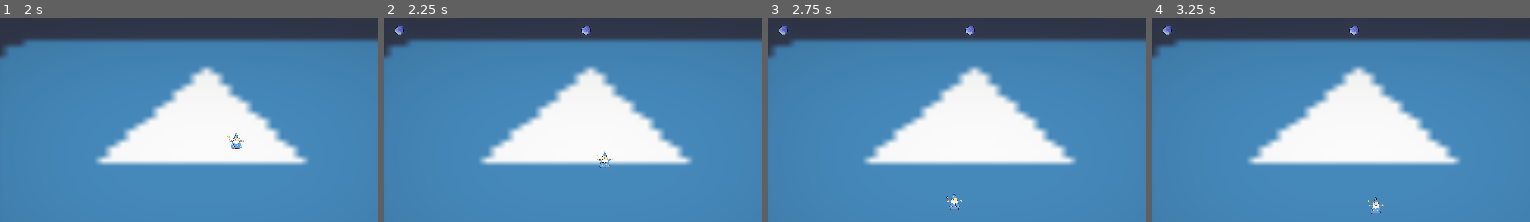
Above: before the commit, frames 1-4 (left to right).
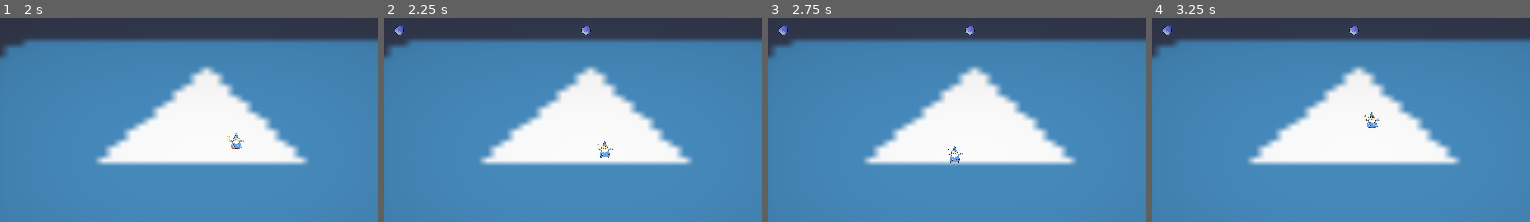
Above: after the commit, the same moments.

Repository: Soiiz/Heart-Of-Cards-Jam
Game: Godot game, scene res://scenes/Main.tscn
The game is run twice, just before and just after one commit, with the same random seed, the same clock (stepped at 60 frames per second) and the same inputs. The engine's default icon, where the game draws it, is replaced by a stand-in: a white triangle on a blue panel in a dark square.
Inputs (mouse positions are % of the whole screen's width and height, from its top left):
- Up to frame 1 (2 s): click (4, 33) at 0.52 s; tap Enter at 1.25 s; move the mouse to (76, 46) at 1.27 s; press the mouse at (76, 46) at 1.28 s; hold D (right) from 1.28 s (still down)
- Up to frame 2 (2.25 s): move the mouse to (32, 57) at 2.02 s; release D (right) at 2.03 s; release the mouse at (32, 57) at 2.03 s; hold S (down) from 2.03 s (still down); click (32, 57) at 2.1 s
- Up to frame 3 (2.75 s): keep holding S (down)
- Up to frame 4 (3.25 s): move the mouse to (63, 27) at 2.77 s; release S (down) at 2.78 s; press the mouse at (63, 27) at 2.78 s; hold D (right) from 2.78 s (still down)
The pictures show only the part of the screen within x 26-76%, y 19-69%; the shares and areas given below are measured in that part.

Frame 1 is identical in both runs. In frame 2, 0.3% of the frame differs, in the area x 56-61%, y 60-74%; in frame 3, 0.3%, in the area x 47-52%, y 62-95%; in frame 4, 0.3%.

Commit message:
Implementing Dashing functionality

Diff:
--- a/Player.gd
+++ b/Player.gd
@@ -8,25 +8,30 @@
 var dash = false;
 var destination = Vector2()
 var dash_movement = Vector2()
-
+var test = 0.0
 export var health = 3
 
 onready var dash_cooldown = $DashCoolDown
-export var dash_delay: float = 5
+export var dash_delay: float = .5
 
 func _unhandled_input(event):
-	if event.is_action_pressed("Click") && dash_cooldown.is_stopped():
+	if event.is_action_pressed("Click") and dash == false:
 		dash = true;
 		dash_speed = 400
 		destination = get_global_mouse_position()
 		print("pressed")
+
+# func _process(delta):
+#	test += delta
+
 
 func _physics_process(delta: float) -> void:
 	var movement_direction = Vector2(
 		Input.get_action_strength("right") - Input.get_action_strength("left"),
 		Input.get_action_strength("down") - Input.get_action_strength("up")).normalized()
 
-	move_and_slide(movement_direction * speed)
+	if dash == false:
+		move_and_slide(movement_direction * speed)
 	dash(delta)
 
 func dash(delta):
--- a/World.tscn
+++ b/World.tscn
@@ -9,4 +9,4 @@
 dash_delay = 0.1
 
 [node name="DashCoolDown" type="Timer" parent="."]
-autostart = true
+one_shot = true
